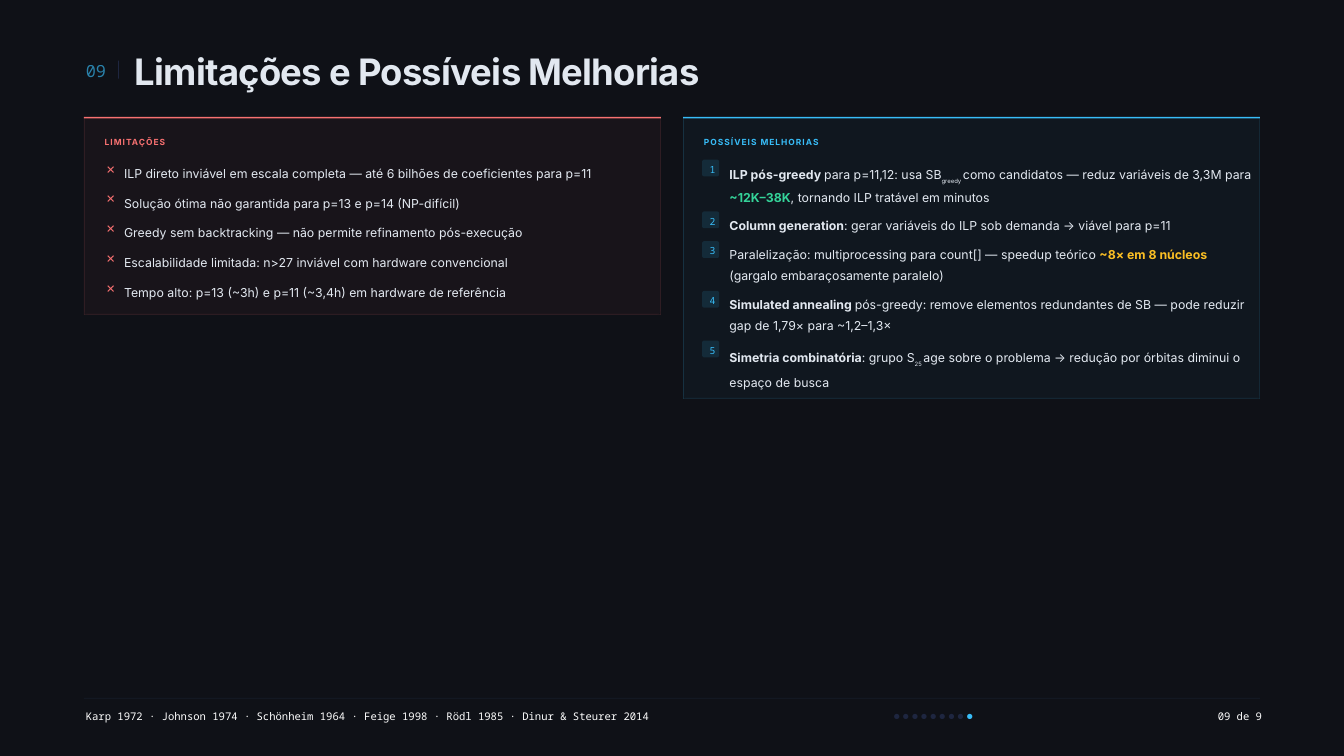
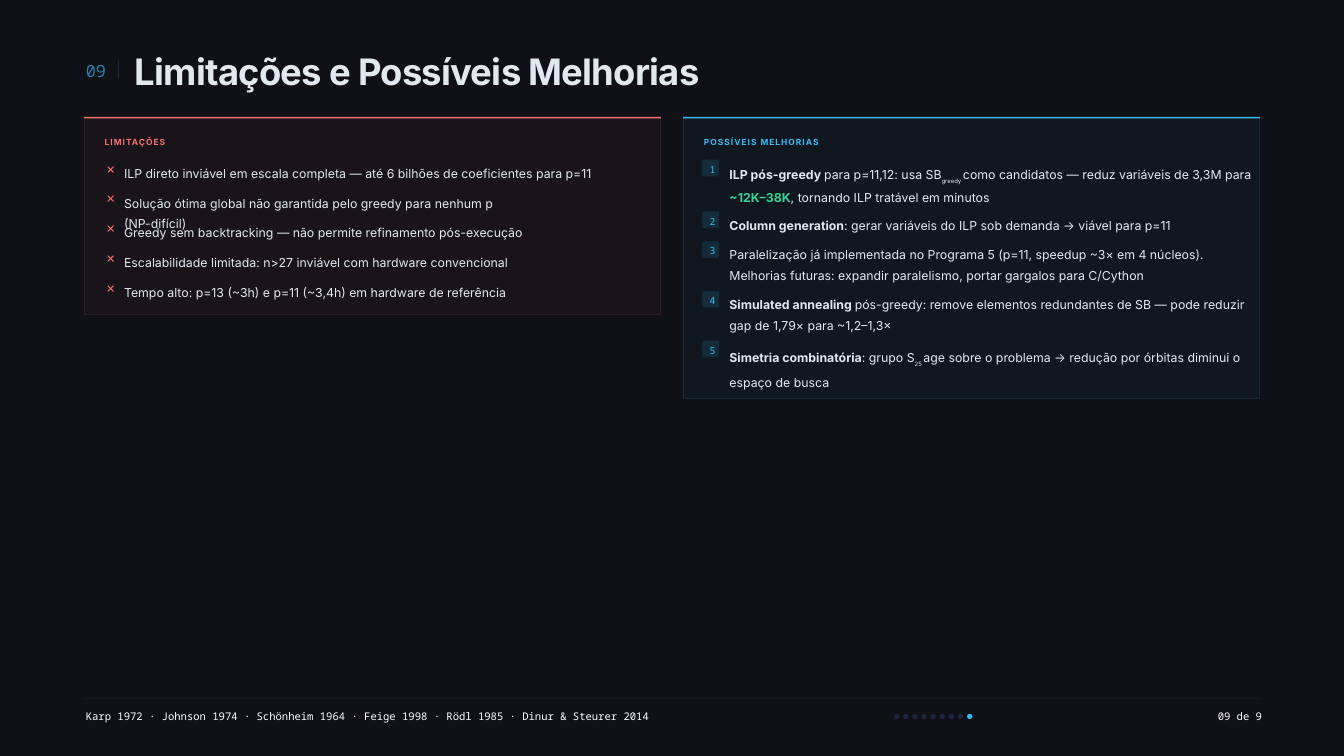
Before and after one commit to cyberfika/SCP_RA03, a slide deck: slide 10 of docs/SCP_RA03.pptx. Drawn at 1344x756 pixels with LibreOffice and Linux fonts; fonts in the diff are those of the drawing. Boxes give left, top, right and bottom in pixels: in the first picture for what was removed or moved away, otherwise in the second. Text is boxed around its words. In the diff, an @@ line names an element or a change of style, - is before the commit and + after.

Commit message:
Update greedy solver and main menu script with improved lower bound calculations and parallelized execution option for Program 1.

```diff
--- a/docs/SCP_RA03.pptx
+++ b/docs/SCP_RA03.pptx
@@ text at (x1=124, y1=198, x2=493, y2=232): text changed @@
-Solução ótima não garantida para p=13 e p=14 (NP-difícil)
+Solução ótima global não garantida pelo greedy para nenhum p (NP-difícil)
@@ text at (x1=729, y1=249, x2=1204, y2=283): text changed @@
-Paralelização: multiprocessing para count[] — speedup teórico ~8× em 8 núcleos (gargalo embaraçosamente paralelo)
+Paralelização já implementada no Programa 5 (p=11, speedup ~3× em 4 núcleos). Melhorias futuras: expandir paralelismo, portar gargalos para C/Cython
```
Also in this commit, not shown: 6 other slides changed, 7 other files.
